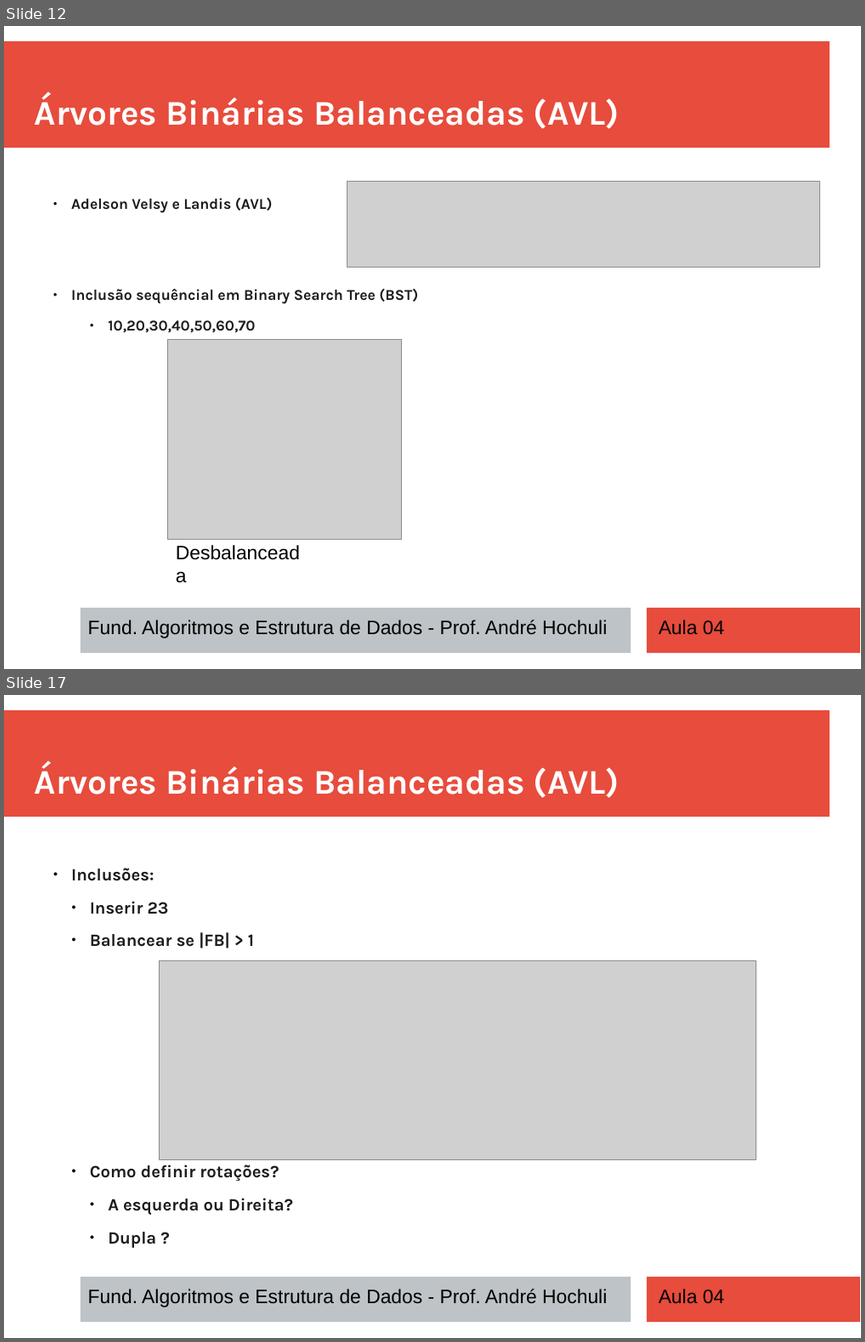
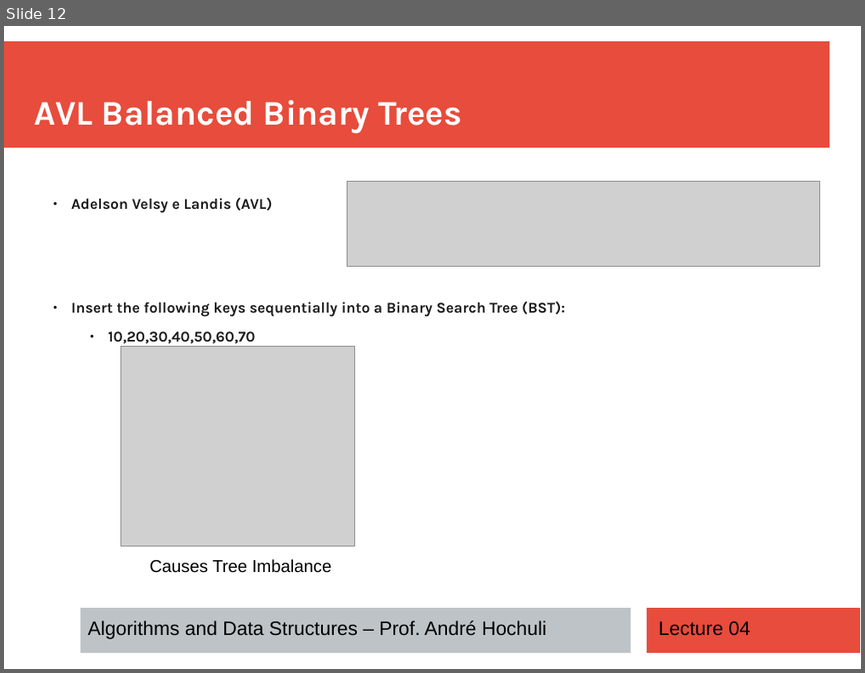
Before and after one commit to andrehochuli/teaching, a slide deck: DataStructuresAndAlgorithms/Lecture 04 - Trees/Aula 04 - Trees.pptx. Shown one above the other, each under a label of ours: slides 12 and 17 before the commit, slide 12 after it; the slides between them are not shown. The pictures are 865x1342 and 865x673 pixels, drawn with LibreOffice and Linux fonts; fonts in the diff are those of the drawing; grey boxes stand for pictures. Boxes give left, top, right and bottom in pixels: in the first picture for what was removed or moved away, otherwise in the second. Text is boxed around its words. In the diff, an @@ line names an element or a change of style, - is before the commit and + after.

```diff
--- a/DataStructuresAndAlgorithms/Lecture 04 - Trees/Aula 04 - Trees.pptx
+++ b/DataStructuresAndAlgorithms/Lecture 04 - Trees/Aula 04 - Trees.pptx
@@ slide 17 removed at (4,695,861,1338), background #FFFFFF; not listed: 3 template elements that a slide beside it also shows @@
@@ text removed at (35,763,619,798) @@
-Árvores Binárias Balanceadas (AVL)
@@ text removed at (71,868,293,1247) @@
-  ● Inclusões:
-    ● Inserir 23
-    ● Balancear se |FB| > 1
-    ● Como definir rotações?
-      ● A esquerda ou Direita?
-      ● Dupla ?
@@ picture removed at (160,961,756,1160) @@
@@ text removed at (88,1288,607,1307) @@
-Fund. Algoritmos e Estrutura de Dados - Prof. André Hochuli
@@ text removed at (658,1288,724,1304) @@
-Aula 04
@@ slide 12 changed as well @@
@@ text at (35,100,462,133): text changed @@
-Árvores Binárias Balanceadas (AVL)
+AVL Balanced Binary Trees
@@ text at (71,301,565,317): text changed @@
-  ● Inclusão sequêncial em Binary Search Tree (BST)
+  ● Insert the following keys sequentially into a Binary Search Tree (BST):
@@ picture: place and size @@
-picture at (167,340,401,539)
+picture at (120,346,355,546)
@@ text at (149,559,331,573): text changed; size 18 to 16 pt @@
-Desbalanceada
+Causes Tree Imbalance
@@ text at (88,620,546,639): text changed @@
-Fund. Algoritmos e Estrutura de Dados - Prof. André Hochuli
+Algorithms and Data Structures – Prof. André Hochuli
@@ text at (658,621,749,635): text changed @@
-Aula 04
+Lecture 04
```
Also in this commit, not shown: 5 other slides changed, 18 slides added, 18 other slides removed, 2 other files.
